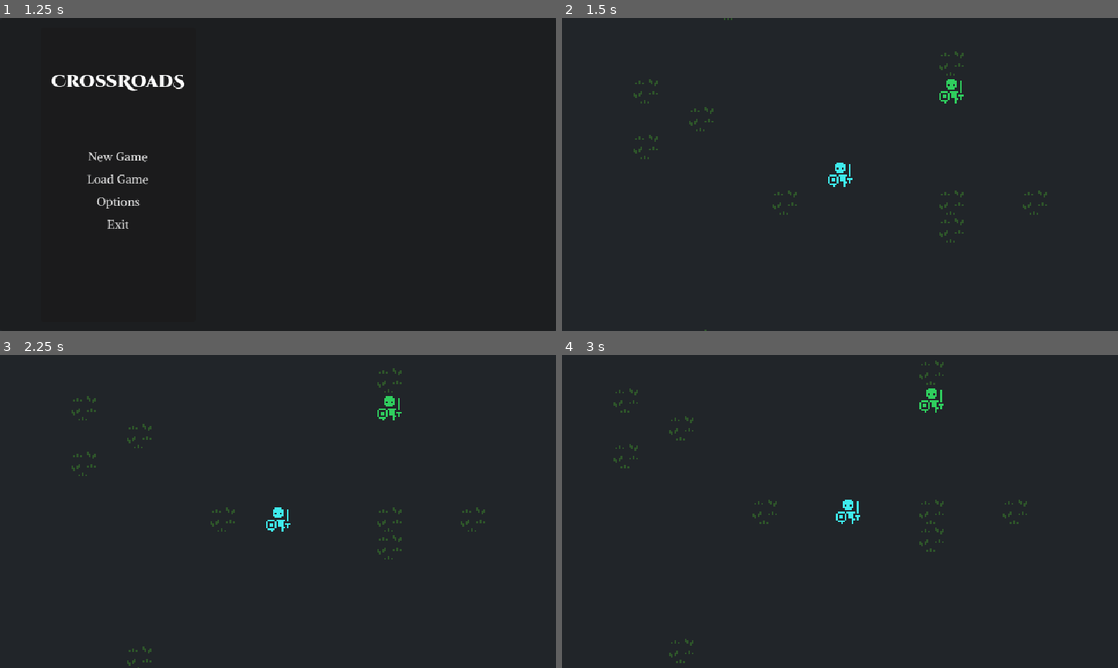
Above: before the commit, frames 1-4 (two rows, left to right).
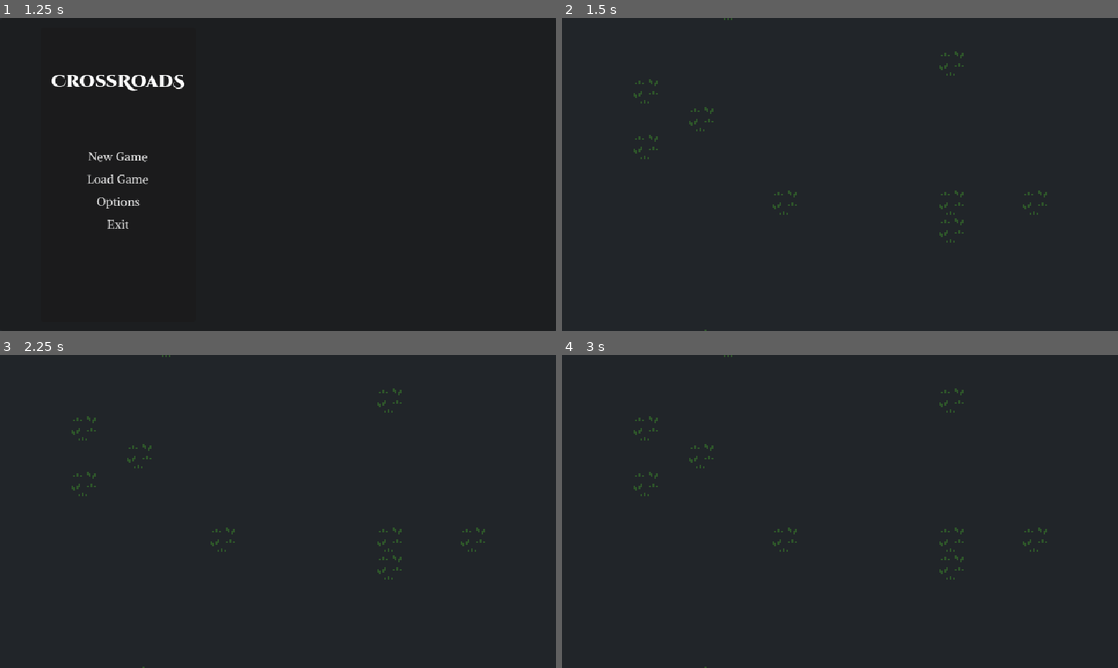
Above: after the commit, the same moments.

Repository: lilytastic/godot-roguelike
Game: Godot game, scene res://title/title.tscn
The game is run twice, just before and just after one commit, with the same random seed, the same clock (stepped at 60 frames per second) and the same inputs.
Inputs:
- Up to frame 1 (1.25 s): tap Enter at 0.5 s; hold D (move_right) from 0.53 s (still down)
- Up to frame 2 (1.5 s): release D (move_right) at 1.25 s; click "New Game" at 1.25 s
- Up to frame 3 (2.25 s): tap Space at 2 s; hold S (move_down) from 2.03 s (still down)
- Up to frame 4 (3 s): release S (move_down) at 2.78 s; hold D (move_right) from 2.78 s (still down)

Frame 1 is identical in both runs. In frame 2, 0.3% of the frame differs, in the area x 47-73%, y 19-54%; in frame 3, 1.1%, in the area x 12-88%, y 0-100%; in frame 4, 1.1%.
Error after the commit: Invalid assignment of property or key 'map' with value of type 'String' on a base object of type 'RefCounted (Entity)'. (res://global.gd:24)

Commit message:
remove position/map accessors

Diff:
--- a/engine/classes/actions/movement_action.gd
+++ b/engine/classes/actions/movement_action.gd
@@ -7,14 +7,14 @@
 	vector = _vector
 
 func perform(entity: Entity) -> ActionResult:
-	var new_position = entity.position + vector
+	var new_position = entity.location.position + vector
 
-	var collisions = Global.ecs.entities.values().filter(func(_entity): return _entity.map == entity.map).filter(
+	var collisions = Global.ecs.entities.values().filter(func(_entity): return _entity.location and _entity.location.map == entity.location.map).filter(
 		func(_entity):
-			return _entity.position.x == new_position.x and _entity.position.y == new_position.y
+			return _entity.location.position.x == new_position.x and _entity.location.position.y == new_position.y
 	)
 	if collisions.size():
 		return
 
-	entity.position = new_position
+	entity.location.position = new_position
 	return ActionResult.new(true)
--- a/engine/classes/entity.gd
+++ b/engine/classes/entity.gd
@@ -12,26 +12,9 @@
 	set(value): _blueprint = value.id
 var location: Location
 var inventory: InventoryProps
+var equipment: EquipmentProps
 
 signal map_changed
-
-var map: String:
-		get: return location.map if location else ''
-		set(value):
-			if !location:
-				location = Location.new()
-			location.map = value
-			map_changed.emit(location.map)
-
-var position: Vector2:
-		get:
-			if location:
-				return location.position
-			return Vector2(0,0)
-		set(value):
-			if !location:
-				location = Location.new()
-			location.position = value
 
 
 func _init(opts: Dictionary):
--- a/engine/classes/location.gd
+++ b/engine/classes/location.gd
@@ -1,8 +1,8 @@
 class_name Location
 
 var map := ''
-var position := Vector2i(0,0)
+var position := Vector2(0,0)
 
-func _init(_map := '', _position := Vector2i(0,0)):
+func _init(_map := '', _position := Vector2(0,0)):
 	map = _map
 	position = _position
--- a/game/actor.gd
+++ b/game/actor.gd
@@ -16,23 +16,25 @@
 
 func _ready() -> void:
 	print('actor ready ', _entityId)
+	# snap to grid
 	position = Coords.get_position(
 		Coords.get_coord(position),
 		Vector2(8, 8)
 	)
 
 func _process(delta: float) -> void:
-	if entity and entity.position != null:
+	if entity and entity.location:
 		position = lerp(
 			position,
-			Coords.get_position(entity.position, Vector2(8, 8)),
+			Coords.get_position(entity.location.position, Vector2(8, 8)),
 			delta * 30
 		)
 
 func _load(id: int):
 	_entityId = id
 	name = 'Entity<' + str(entity.uuid) + '>'
-	position = Coords.get_position(entity.position,  Vector2(8, 8))
+	if entity.location:
+		position = Coords.get_position(entity.location.position,  Vector2(8, 8))
 	if glyph:
 		set_texture(glyph.to_atlas_texture())
 		modulate = glyph.fg
--- a/game/character_menu.gd
+++ b/game/character_menu.gd
@@ -1,6 +1,10 @@
 extends Panel
 
-var _current_tab := 'INVENTORY'
+const CHARACTER: StringName = &"CHARACTER"
+const INVENTORY: StringName = &"INVENTORY"
+const JOURNAL: StringName = &"JOURNAL"
+
+var _current_tab := INVENTORY
 var current_tab: String:
 	get: return _current_tab
 	set(value):
@@ -9,36 +13,39 @@
 
 signal tab_changed
 
+
 func _ready():
 	Global.player_changed.connect(func(player): _initialize())
 	Global.game_loaded.connect(func(): _initialize())
 	tab_changed.connect(func(tab): _tab_changed())
-	%CharacterTab.pressed.connect(func(): current_tab = 'CHARACTER')
-	%InventoryTab.pressed.connect(func(): current_tab = 'INVENTORY')
-	%JournalTab.pressed.connect(func(): current_tab = 'JOURNAL')
+	%CharacterTab.pressed.connect(func(): current_tab = CHARACTER)
+	%InventoryTab.pressed.connect(func(): current_tab = INVENTORY)
+	%JournalTab.pressed.connect(func(): current_tab = JOURNAL)
 	_initialize()
 
 func _tab_changed():
 	%CharacterTab.modulate = Color(1,1,1,0.5)
 	%InventoryTab.modulate = Color(1,1,1,0.5)
 	%JournalTab.modulate = Color(1,1,1,0.5)
-	%CharacterMenu.visible = current_tab == 'CHARACTER'
-	%InventoryMenu.visible = current_tab == 'INVENTORY'
-	%JournalMenu.visible = current_tab == 'JOURNAL'
+	%CharacterMenu.visible = current_tab == CHARACTER
+	%InventoryMenu.visible = current_tab == INVENTORY
+	%JournalMenu.visible = current_tab == JOURNAL
 
 	match current_tab:
-		'CHARACTER':
+		CHARACTER:
 			%CharacterTab.modulate = Color(1,1,1,1)
 			return
-		'INVENTORY':
+		INVENTORY:
 			%InventoryTab.modulate = Color(1,1,1,1)
 			return
-		'JOURNAL':
+		JOURNAL:
 			%JournalTab.modulate = Color(1,1,1,1)
 			return
 
 func _initialize():
 	if %InventoryMenu:
 		%InventoryMenu.entity = Global.player
-		if Global.player.inventory:
-			print('initializing character_menu with ', Global.player.inventory.items)
+		if Global.player and Global.player.inventory:
+			print('initializing character_menu with ', Global.player.uuid)
+
+	_tab_changed()
--- a/game/character_menu.tscn
+++ b/game/character_menu.tscn
@@ -1,8 +1,11 @@
-[gd_scene load_steps=4 format=3 uid="uid://dqasfn61u6sl5"]
+[gd_scene load_steps=5 format=3 uid="uid://dqasfn61u6sl5"]
 
 [ext_resource type="Theme" uid="uid://bfoqpkkix7gdf" path="res://normal.tres" id="1_xhxxf"]
 [ext_resource type="Script" path="res://game/character_menu.gd" id="2_mm07u"]
 [ext_resource type="PackedScene" uid="uid://b2o6kp0x6jeb0" path="res://game/inventory_tab.tscn" id="3_byvbg"]
+
+[sub_resource type="StyleBoxFlat" id="StyleBoxFlat_hjchh"]
+bg_color = Color(0.150662, 0.156874, 0.170692, 1)
 
 [node name="CharacterMenu" type="Panel"]
 anchors_preset = 15
@@ -13,6 +16,7 @@
 size_flags_horizontal = 4
 size_flags_vertical = 3
 theme = ExtResource("1_xhxxf")
+theme_override_styles/panel = SubResource("StyleBoxFlat_hjchh")
 script = ExtResource("2_mm07u")
 
 [node name="MarginContainer" type="MarginContainer" parent="."]
@@ -82,10 +86,6 @@
 [node name="InventoryMenu" parent="MarginContainer/VBoxContainer/ScrollContainer/Control" instance=ExtResource("3_byvbg")]
 unique_name_in_owner = true
 layout_mode = 1
-anchors_preset = 15
-anchor_bottom = 1.0
-offset_bottom = 0.0
-grow_vertical = 2
 
 [node name="JournalMenu" type="Control" parent="MarginContainer/VBoxContainer/ScrollContainer/Control"]
 unique_name_in_owner = true
--- /dev/null
+++ b/game/equipment_display.gd
@@ -0,0 +1,15 @@
+extends HBoxContainer
+
+var _entity: Entity
+var entity: Entity:
+	get: return _entity
+	set(value):
+		_entity = value
+		_initialize_slots()
+
+func _ready():
+	_initialize_slots()
+
+func _initialize_slots():
+	if entity:
+		print('initialized equipment display with ', entity.uuid)
--- /dev/null
+++ b/game/equipment_display.tscn
@@ -0,0 +1,48 @@
+[gd_scene load_steps=3 format=3 uid="uid://wbe1mck10xec"]
+
+[ext_resource type="Script" path="res://game/equipment_display.gd" id="1_brgwq"]
+[ext_resource type="PackedScene" uid="uid://dju8px38gxg0m" path="res://game/tile_item.tscn" id="1_ixvtc"]
+
+[node name="EquipmentDisplay" type="HBoxContainer"]
+custom_minimum_size = Vector2(0, 180)
+theme_override_constants/separation = 12
+alignment = 1
+script = ExtResource("1_brgwq")
+
+[node name="SlotsLeft" type="VBoxContainer" parent="."]
+layout_mode = 2
+theme_override_constants/separation = 6
+
+[node name="TileItem" parent="SlotsLeft" instance=ExtResource("1_ixvtc")]
+layout_mode = 2
+metadata/slot = "main hand"
+
+[node name="TileItem2" parent="SlotsLeft" instance=ExtResource("1_ixvtc")]
+layout_mode = 2
+metadata/slot = "off-hand"
+
+[node name="TileItem3" parent="SlotsLeft" instance=ExtResource("1_ixvtc")]
+layout_mode = 2
+
+[node name="TileItem4" parent="SlotsLeft" instance=ExtResource("1_ixvtc")]
+layout_mode = 2
+
+[node name="PaperDoll" type="Control" parent="."]
+custom_minimum_size = Vector2(120, 0)
+layout_mode = 2
+
+[node name="SlotsRight" type="VBoxContainer" parent="."]
+layout_mode = 2
+theme_override_constants/separation = 6
+
+[node name="TileItem" parent="SlotsRight" instance=ExtResource("1_ixvtc")]
+layout_mode = 2
+
+[node name="TileItem2" parent="SlotsRight" instance=ExtResource("1_ixvtc")]
+layout_mode = 2
+
+[node name="TileItem3" parent="SlotsRight" instance=ExtResource("1_ixvtc")]
+layout_mode = 2
+
+[node name="TileItem4" parent="SlotsRight" instance=ExtResource("1_ixvtc")]
+layout_mode = 2
--- a/game/game.gd
+++ b/game/game.gd
@@ -13,12 +13,13 @@
 		Global.new_game()
 		# Global.autosave()
 
-	$Camera2D.position = Coords.get_position(Global.player.position)
+	if !Global.player.location:
+		$Camera2D.position = Coords.get_position(Global.player.location.position)
 
 
 func _process(delta: float) -> void:
-	if player and player.position != null:
-		$Camera2D.position = lerp($Camera2D.position, Coords.get_position(player.position), delta * cameraSpeed)
+	if player and player.location != null:
+		$Camera2D.position = lerp($Camera2D.position, Coords.get_position(player.location.position), delta * cameraSpeed)
 	$Camera2D.offset = Vector2i(8 + 16 * 0, 8)
 
 
--- /dev/null
+++ b/game/inventory_display.gd
@@ -0,0 +1,28 @@
+extends GridContainer
+
+var tile_prefab = preload('res://game/tile_item.tscn')
+
+var _entity: Entity
+var entity: Entity:
+	get: return _entity
+	set(value):
+		_entity = value
+		%EquipmentDisplay.entity = _entity
+		_initialize_slots()
+
+func _ready():
+	_initialize_slots()
+
+func _initialize_slots():
+	for child in get_children():
+		child.queue_free()
+
+	if entity and entity.inventory:
+		print('initialized for ', entity)
+		for i in entity.inventory.max_items:
+			var tile = tile_prefab.instantiate()
+			add_child(tile)
+			if entity.inventory.items.size() > i:
+				var item = entity.inventory.items[i]
+				if item:
+					tile.stack = item
--- /dev/null
+++ b/game/inventory_display.tscn
@@ -0,0 +1,16 @@
+[gd_scene load_steps=3 format=3 uid="uid://dkwvu2cc7wnbr"]
+
+[ext_resource type="Script" path="res://game/inventory_display.gd" id="1_iaycy"]
+[ext_resource type="PackedScene" uid="uid://dju8px38gxg0m" path="res://game/tile_item.tscn" id="1_y7y0k"]
+
+[node name="InventoryDisplay" type="GridContainer"]
+theme_override_constants/h_separation = 6
+theme_override_constants/v_separation = 6
+columns = 10
+script = ExtResource("1_iaycy")
+
+[node name="TileItem" parent="." instance=ExtResource("1_y7y0k")]
+layout_mode = 2
+
+[node name="TileItem2" parent="." instance=ExtResource("1_y7y0k")]
+layout_mode = 2
--- a/game/inventory_tab.gd
+++ b/game/inventory_tab.gd
@@ -7,24 +7,4 @@
 	get: return _entity
 	set(value):
 		_entity = value
-		_initialize_slots()
-
-func _ready():
-	_initialize_slots()
-
-func _initialize_slots():
-	if !%InventoryGrid:
-		return
-
-	for child in %InventoryGrid.get_children():
-		child.queue_free()
-
-	if entity and entity.inventory:
-		print('initialized for ', entity)
-		for i in entity.inventory.max_items:
-			var tile = tile_prefab.instantiate()
-			%InventoryGrid.add_child(tile)
-			if entity.inventory.items.size() > i:
-				var item = entity.inventory.items[i]
-				if item:
-					tile.stack = item
+		%InventoryDisplay.entity = _entity
--- a/game/inventory_tab.tscn
+++ b/game/inventory_tab.tscn
@@ -1,32 +1,29 @@
-[gd_scene load_steps=3 format=3 uid="uid://b2o6kp0x6jeb0"]
+[gd_scene load_steps=4 format=3 uid="uid://b2o6kp0x6jeb0"]
 
-[ext_resource type="PackedScene" uid="uid://dju8px38gxg0m" path="res://game/tile_item.tscn" id="1_fudjl"]
 [ext_resource type="Script" path="res://game/inventory_tab.gd" id="1_sbvjl"]
+[ext_resource type="PackedScene" uid="uid://wbe1mck10xec" path="res://game/equipment_display.tscn" id="2_ikqqu"]
+[ext_resource type="PackedScene" uid="uid://dkwvu2cc7wnbr" path="res://game/inventory_display.tscn" id="3_3j3vn"]
 
-[node name="InventoryTab" type="Control"]
-layout_mode = 3
-anchors_preset = 10
-anchor_right = 1.0
-offset_bottom = 284.0
-grow_horizontal = 2
-size_flags_horizontal = 3
-size_flags_vertical = 3
-script = ExtResource("1_sbvjl")
-
-[node name="InventoryGrid" type="GridContainer" parent="."]
-unique_name_in_owner = true
-layout_mode = 1
+[node name="InventoryTab" type="VBoxContainer"]
 anchors_preset = 15
 anchor_right = 1.0
 anchor_bottom = 1.0
 grow_horizontal = 2
 grow_vertical = 2
-theme_override_constants/h_separation = 6
-theme_override_constants/v_separation = 6
-columns = 10
+size_flags_horizontal = 3
+size_flags_vertical = 3
+theme_override_constants/separation = 8
+script = ExtResource("1_sbvjl")
 
-[node name="TileItem" parent="InventoryGrid" instance=ExtResource("1_fudjl")]
+[node name="Container" type="HBoxContainer" parent="."]
+custom_minimum_size = Vector2(0, 160)
+layout_mode = 2
+size_flags_horizontal = 4
+
+[node name="EquipmentDisplay" parent="Container" instance=ExtResource("2_ikqqu")]
+unique_name_in_owner = true
 layout_mode = 2
 
-[node name="TileItem2" parent="InventoryGrid" instance=ExtResource("1_fudjl")]
+[node name="InventoryDisplay" parent="." instance=ExtResource("3_3j3vn")]
+unique_name_in_owner = true
 layout_mode = 2
--- a/game/map_view.gd
+++ b/game/map_view.gd
@@ -35,24 +35,24 @@
 func _init_player(player: Entity) -> void:
 	player = Global.player
 
-	if player:
-		print('loaded? ', Global.maps_loaded.has(player.map))
-		if Global.maps_loaded.has(player.map):
+	if player and player.location:
+		print('loaded? ', Global.maps_loaded.has(player.location.map))
+		if Global.maps_loaded.has(player.location.map):
 			_clear_uncast_children()
 		else:
 			_cast_actors()
 
-	if player:
-		_init_map(player.map)
+	if player and player.location:
+		_init_map(player.location.map)
 		_assign_children_to_current_map()
 	_clear_uncast_children()
 
 
 func _assign_children_to_current_map():
 	for child in get_children():
-		if (child.entity and child.entity.map != map):
+		if (child.entity and (!child.entity.location or child.entity.location.map != map)):
 			print('assign ' + str(child.entity.uuid) + ' to map: ' + map)
-			child.entity.map = map
+			child.entity.location = Location.new(map, Coords.get_coord(child.position))
 
 
 func _cast_actors():
@@ -65,7 +65,11 @@
 			print(child.blueprint)
 			print('loading new actor ', child)
 			var new_entity = Global.ecs.create(opts)
-			new_entity.position = Coords.get_coord(child.position)
+			var coords = Coords.get_coord(child.position)
+			if !new_entity.location:
+				new_entity.location.position = coords
+			else:
+				new_entity.location = Location.new(map, coords)
 			_init_actor(new_entity, child)
 
 
@@ -78,7 +82,9 @@
 	actors = {}
 
 	var entities = Global.ecs.entities.values().filter(
-		func(entity): return entity.map == _map
+		func(entity):
+			if !entity.location: return false
+			return entity.location.map == _map
 	)
 
 	for entity in entities:
@@ -96,7 +102,7 @@
 		add_child(new_actor)
 	actors[entity.uuid] = new_actor
 	if entity.location:
-		new_actor.position = Coords.get_position(entity.position) + Vector2(8, 8)
+		new_actor.position = Coords.get_position(entity.location.position) + Vector2(8, 8)
 	if new_actor.has_method('load'):
 		new_actor.load(entity.uuid)
 	return new_actor
@@ -105,6 +111,6 @@
 func _clear_uncast_children():
 	print('clearing children ', get_children())
 	for child in get_children():
-		if (!child.entity or child.entity.map != map):
+		if (!child.entity or (!child.entity.location or child.entity.location.map != map)):
 			print('deleting actor for ' + str(child.entity.uuid) if child.entity else '<unknown>')
 			child.queue_free()
--- a/game/system_menu.gd
+++ b/game/system_menu.gd
@@ -23,6 +23,12 @@
 		%CharacterMenu.visible = !%CharacterMenu.visible
 		get_viewport().set_input_as_handled()
 
+	if event.is_action_pressed('ui_escape'):
+		if %CharacterMenu.visible:
+			%CharacterMenu.visible = false
+			%AsideMenu.visible = false
+			get_viewport().set_input_as_handled()
+
 	if !isMenuOpen:
 		Engine.time_scale = 1
 	else:
--- a/game/tile_item.tscn
+++ b/game/tile_item.tscn
@@ -12,3 +12,4 @@
 icon = SubResource("AtlasTexture_skahh")
 expand_icon = true
 script = ExtResource("1_vcmlp")
+metadata/slot = ""
--- a/project.godot
+++ b/project.godot
@@ -74,6 +74,10 @@
 "events": [Object(InputEventKey,"resource_local_to_scene":false,"resource_name":"","device":-1,"window_id":0,"alt_press …(195 unchanged characters)…
 ]
 }
+ui_escape={
+"deadzone": 0.5,
+"events": []
+}
 
 [rendering]
 
